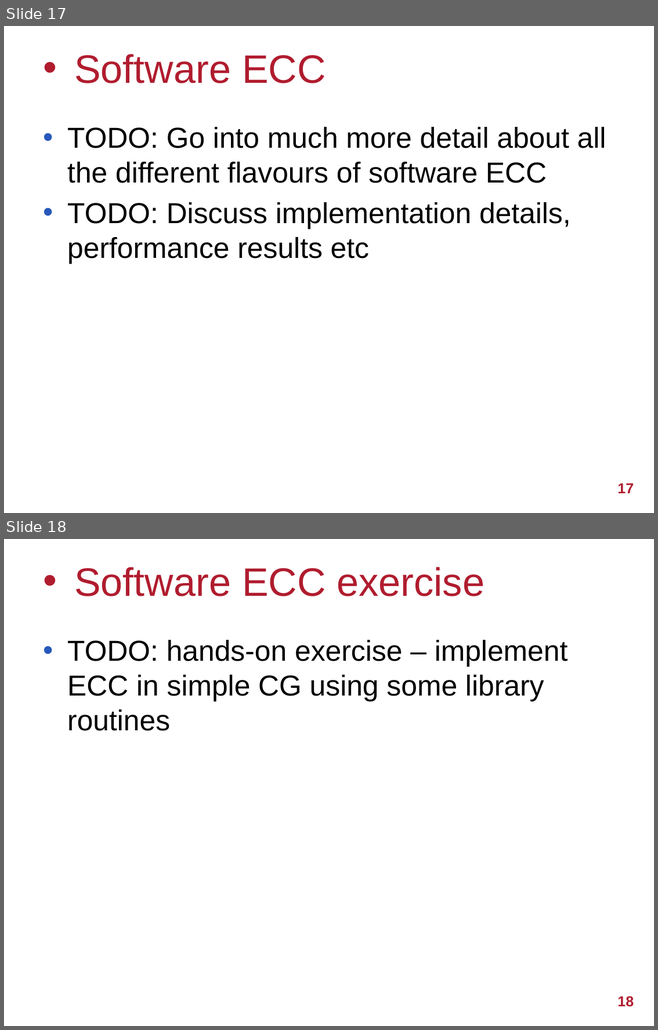
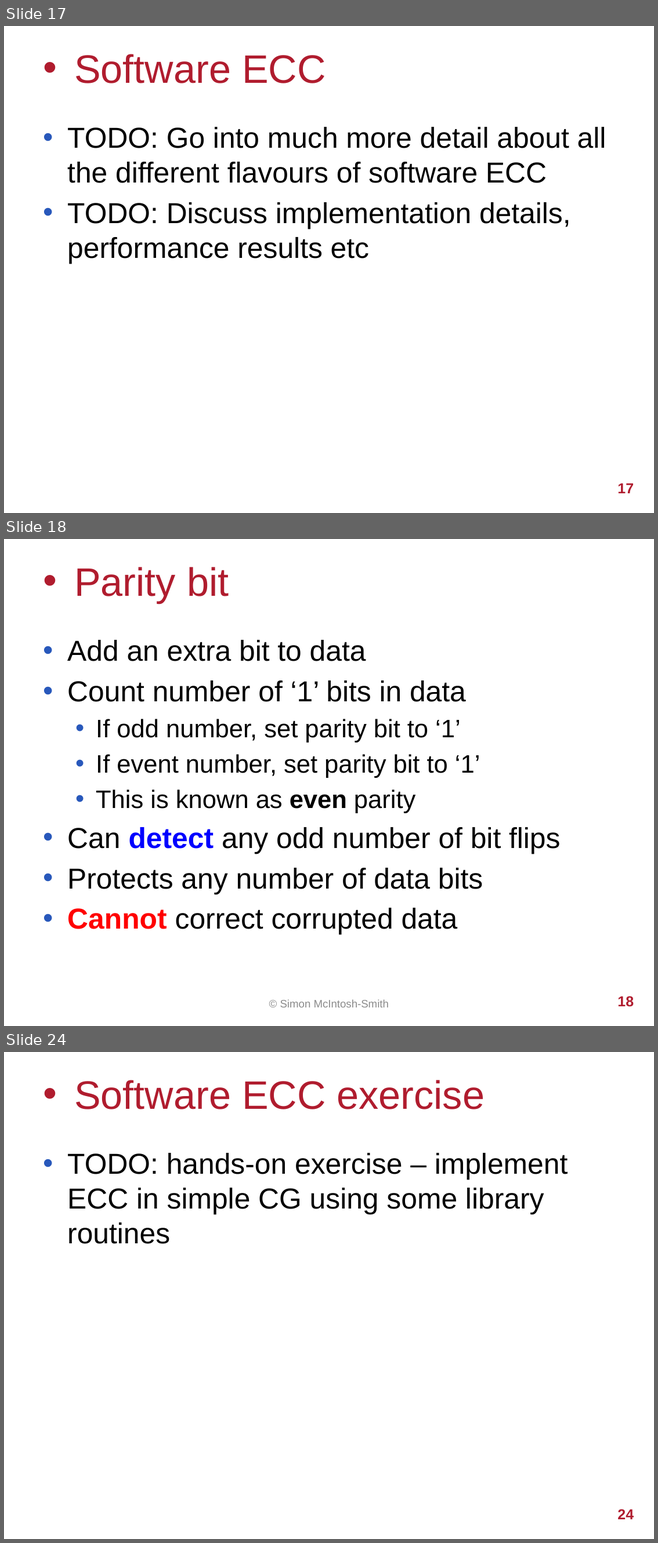
Before and after one commit to UoB-HPC/abft-training, a slide deck: abft-training.pptx. Shown one above the other, each under a label of ours: slides 17 and 18 before the commit, slides 17, 18 and 24 after it; the slides between them are not shown. The pictures are 658x1030 and 658x1543 pixels, drawn with LibreOffice and Linux fonts; fonts in the diff are those of the drawing; background and template pictures are left out. Boxes give left, top, right and bottom in pixels: in the first picture for what was removed or moved away, otherwise in the second. Text is boxed around its words. In the diff, an @@ line names an element or a change of style, - is before the commit and + after.

Commit message:
Add slides about parity bits

```diff
--- a/abft-training.pptx
+++ b/abft-training.pptx
@@ slide 18 added at (4, 539, 654, 1026), background #FFFFFF @@
@@ title added at (74, 567, 228, 603), 44 pt, text #B01C2E @@
+• Parity bit
@@ text added at (67, 640, 560, 935), 32 pt, text #000000 @@
+• Add an extra bit to data
+• Count number of ‘1’ bits in data
+  • If odd number, set parity bit to ‘1’
+  • If event number, set parity bit to ‘1’
+  • This is known as even parity
+• Can detect any odd number of bit flips
+• Protects any number of data bits
+• Cannot correct corrupted data
@@ text added at (280, 1000, 389, 1008), 12 pt, text #8C8C8C @@
+© Simon McIntosh-Smith
@@ page number added at (617, 996, 633, 1007), 16 pt, text #B01C2E, bold @@
+18
@@ what was slide 18 is now slide 24 @@
@@ page number at (617, 1509, 633, 1519): text changed @@
-18
+24
```
Also in this commit, not shown: 5 other slides added, 1 other file.
